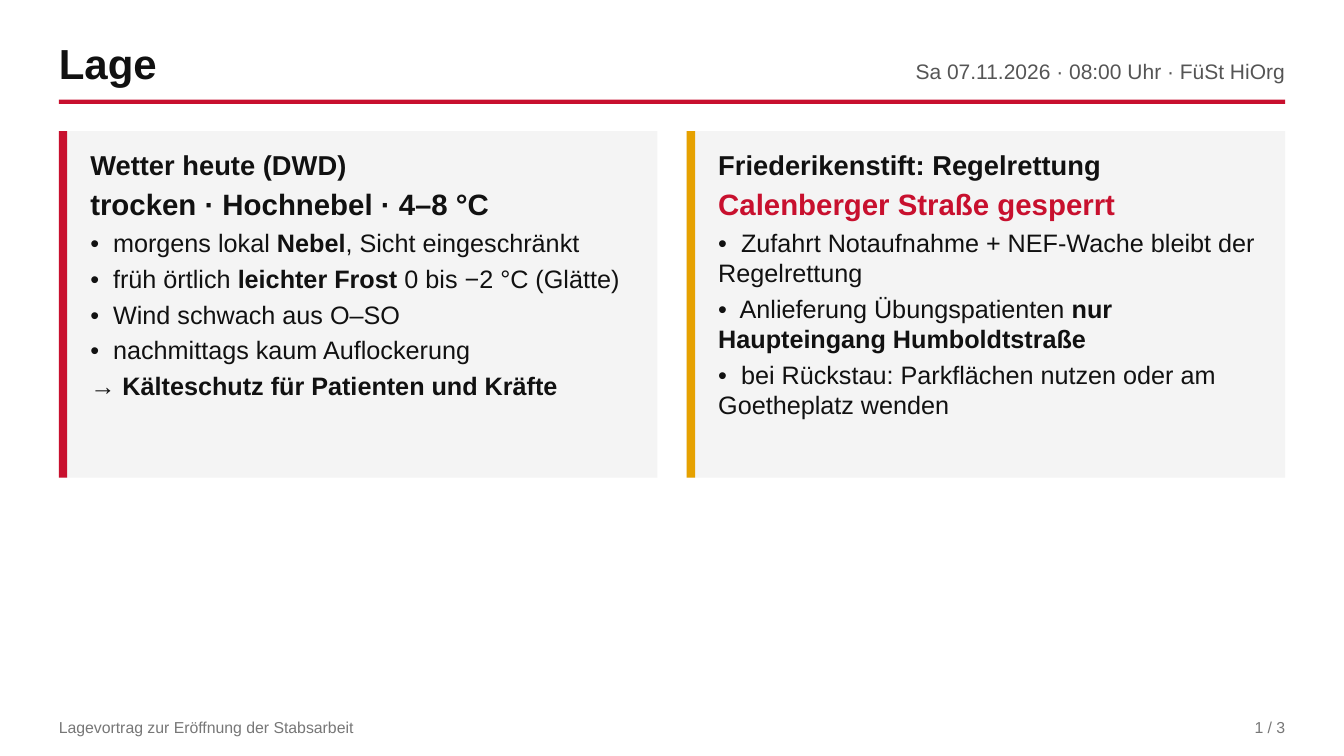
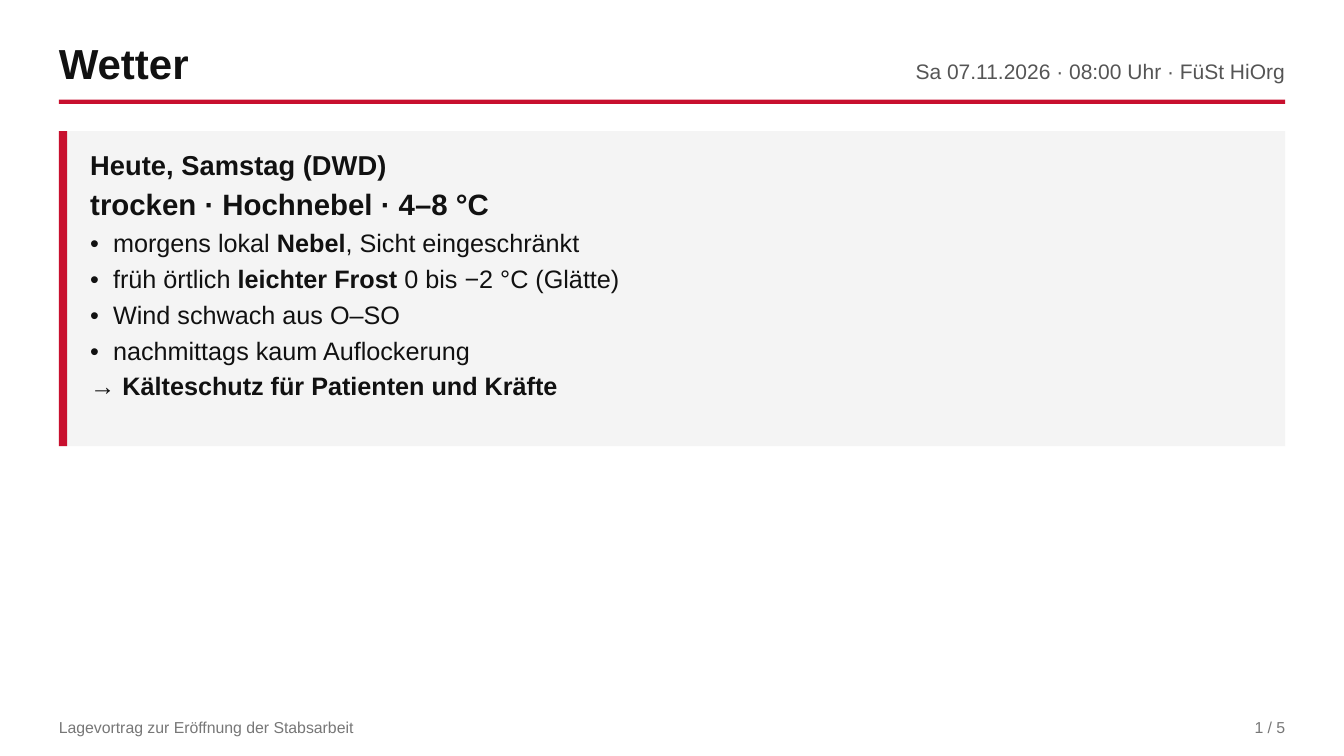
Before and after one commit to laenan8466/civil_protection_communicaton_training, a slide deck: slide 1 of lagevortrag/2026-11-07_0800_Lagevortrag_FueSt_HiOrg.pptx. Drawn at 1344x756 pixels with LibreOffice and Linux fonts; fonts in the diff are those of the drawing. Boxes give left, top, right and bottom in pixels: in the first picture for what was removed or moved away, otherwise in the second. Text is boxed around its words. In the diff, an @@ line names an element or a change of style, - is before the commit and + after.

```diff
--- a/lagevortrag/2026-11-07_0800_Lagevortrag_FueSt_HiOrg.pptx
+++ b/lagevortrag/2026-11-07_0800_Lagevortrag_FueSt_HiOrg.pptx
@@ text at [59, 50, 189, 80]: text changed @@
-Lage
+Wetter
@@ rectangle: place and size @@
-rectangle at [58, 131, 67, 478]
+rectangle at [58, 131, 67, 446]
@@ rectangle: place and size @@
-rectangle at [58, 131, 657, 478]
+rectangle at [58, 131, 1286, 446]
@@ rectangle removed at [687, 131, 1286, 478] @@
@@ rectangle removed at [687, 131, 695, 478] @@
@@ text at [90, 155, 387, 180]: text changed @@
-Wetter heute (DWD)
+Heute, Samstag (DWD)
@@ text removed at [718, 155, 1254, 420] @@
-Friederikenstift: Regelrettung
-Calenberger Straße gesperrt
-• Zufahrt Notaufnahme + NEF-Wache bleibt der Regelrettung
-• Anlieferung Übungspatienten nur Haupteingang Humboldtstraße
-• bei Rückstau: Parkflächen nutzen oder am Goetheplatz wenden
@@ text at [1255, 722, 1285, 733]: text changed @@
-1 / 3
+1 / 5
```
Also in this commit, not shown: 2 other slides changed, 2 slides added, 3 other files.
